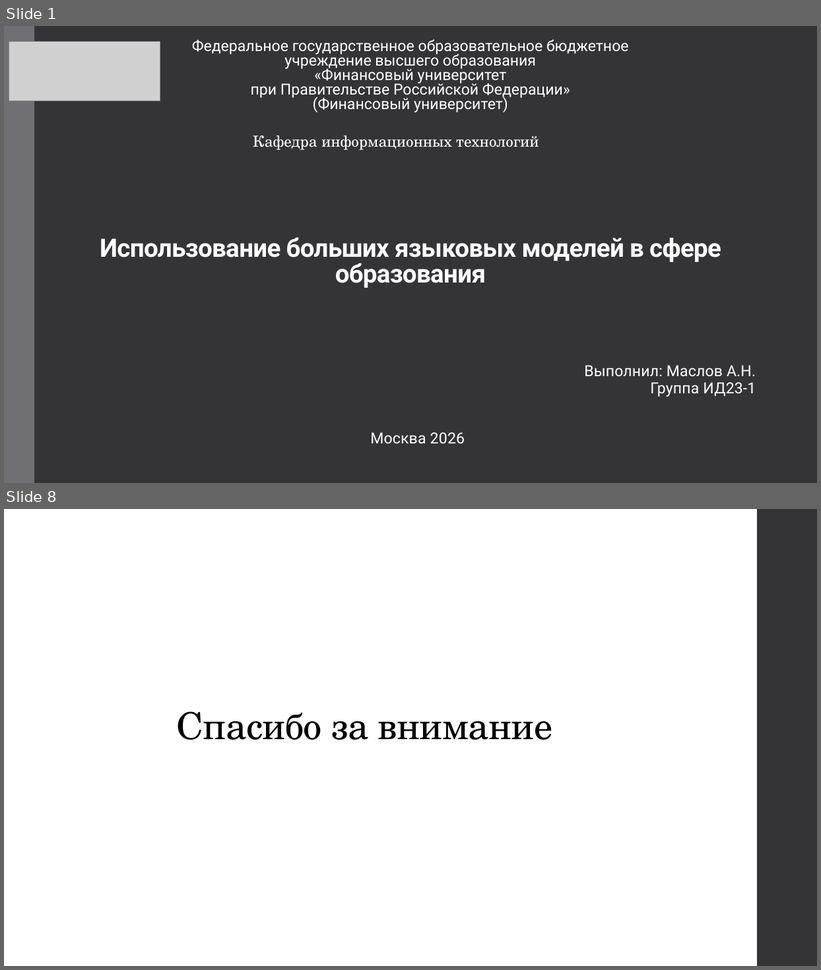
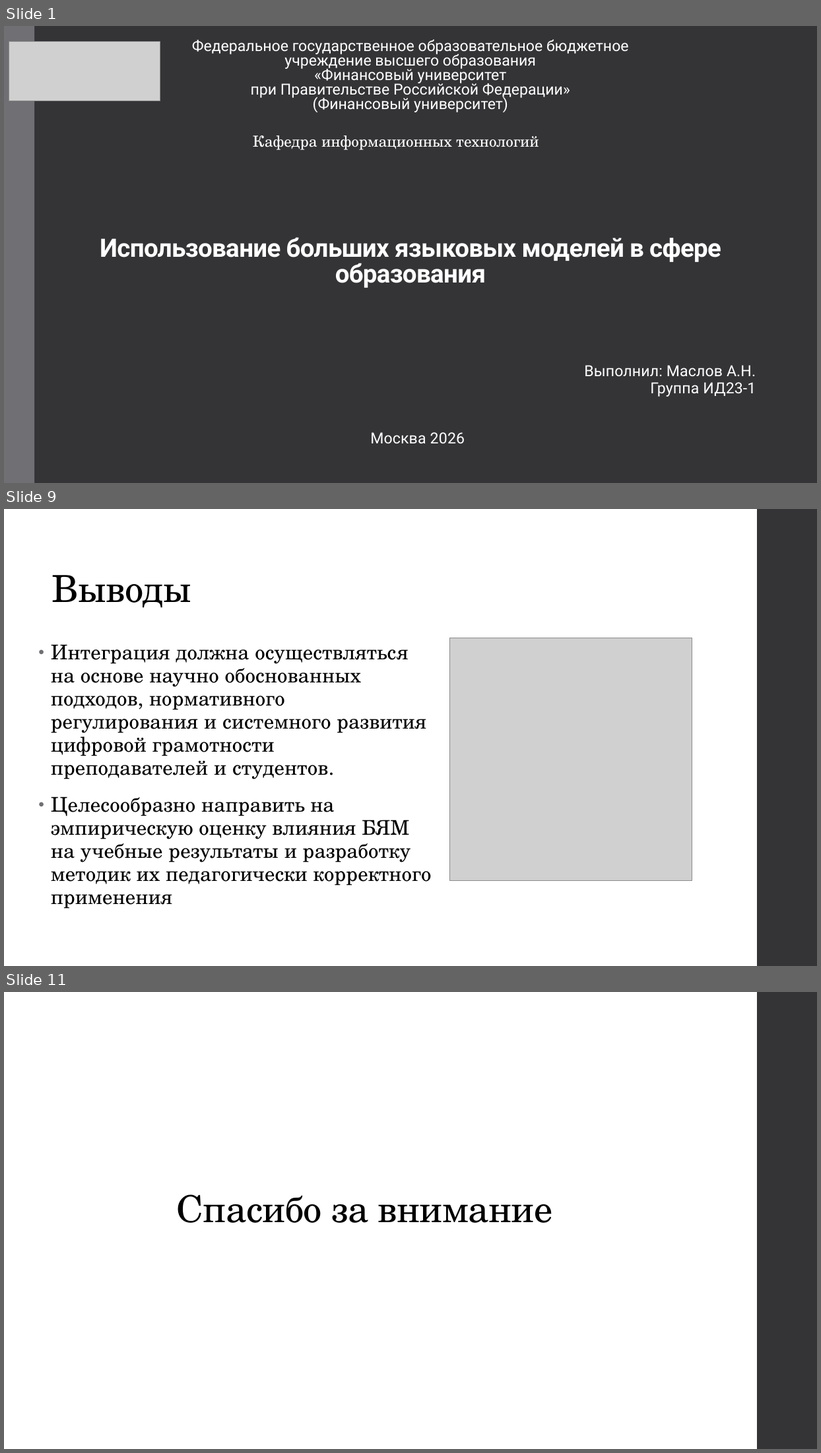
Before and after one commit to AknasMacefg/ITiABD, a slide deck: Курс 3/УНС/ИД23-1_Маслов_АН_УНС.pptx. Shown one above the other, each under a label of ours: slides 1 and 8 before the commit, slides 1, 9 and 11 after it; the slides between them are not shown. The pictures are 821x970 and 821x1453 pixels, drawn with LibreOffice and Linux fonts; fonts in the diff are those of the drawing; grey boxes stand for pictures. Boxes give left, top, right and bottom in pixels: in the first picture for what was removed or moved away, otherwise in the second. Text is boxed around its words. In the diff, an @@ line names an element or a change of style, - is before the commit and + after.

```diff
--- a/Курс 3/УНС/ИД23-1_Маслов_АН_УНС.pptx
+++ b/Курс 3/УНС/ИД23-1_Маслов_АН_УНС.pptx
@@ slide 9 added at box(4, 509, 817, 966), background #FFFFFF; not listed: 1 template element that a slide beside it also shows @@
@@ title added at box(52, 575, 191, 608), 44 pt, text #000000 @@
+Выводы
@@ text added at box(51, 644, 432, 909), 24 pt, text #000000 @@
+• Интеграция должна осуществляться на основе научно обоснованных подходов, нормативного регулирования и системного развития цифровой грамотности преподавателей и студентов.
+• Целесообразно направить на эмпирическую оценку влияния БЯМ на учебные результаты и разработку методик их педагогически корректного применения
@@ picture added at box(450, 638, 692, 881) @@
@@ what was slide 8 is now slide 11 @@
```
Also in this commit, not shown: 5 slides changed, 3 other slides added, 1 slide removed.
